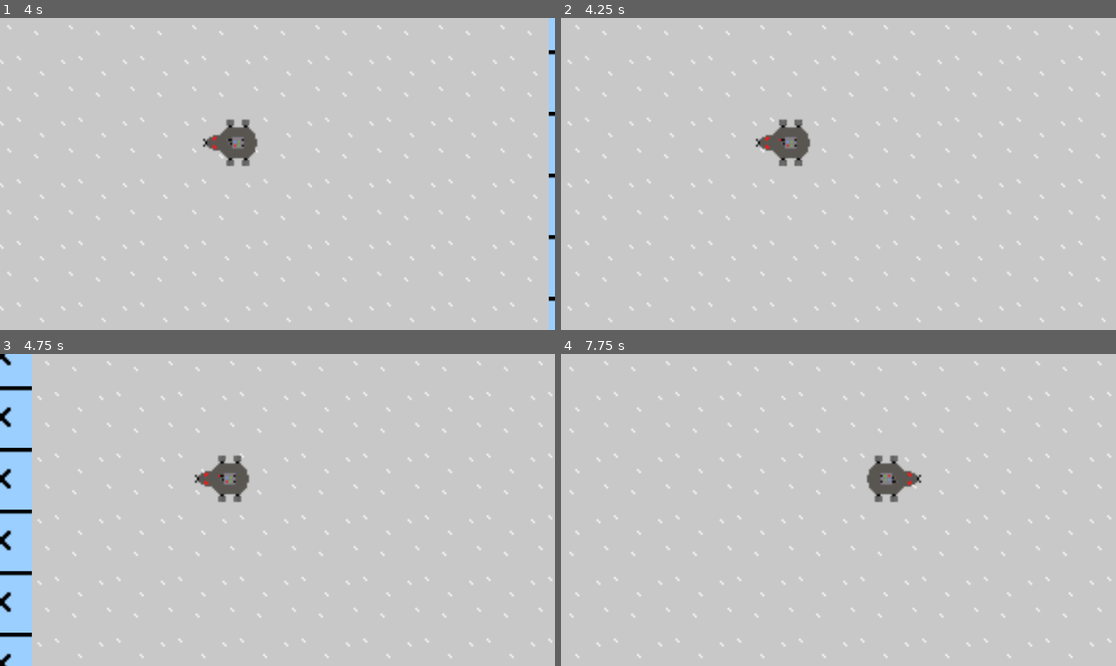
Above: before the commit, frames 1-4 (two rows, left to right).
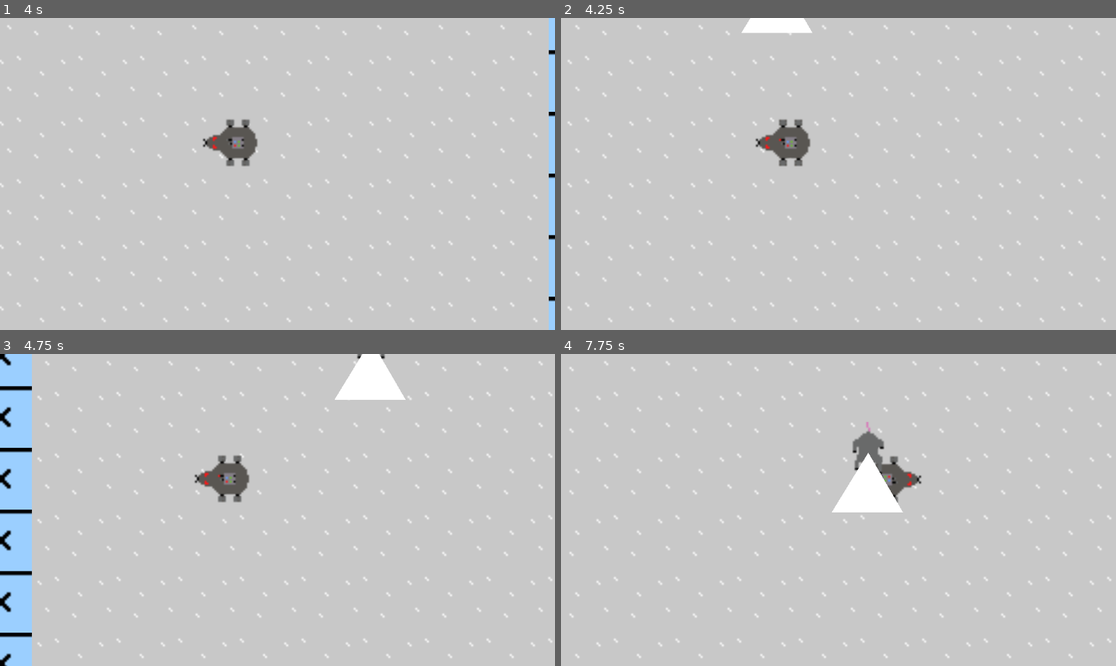
Above: after the commit, the same moments.

Repository: johannagroven/dontratmeout
Game: Godot game, scene res://main.tscn
Same seed, same stepped clock (60 frames per second), same inputs: the game is played once before the commit and once after it.
Inputs:
- Up to frame 1 (4 s): tap Enter at 0.5 s; hold Right (ui_right) 0.53-1.28 s; hold Down (ui_down) 1.28-2.03 s; hold Right (ui_right) 2.03-2.78 s; hold Up (ui_up) 2.78-3.53 s; hold Left (ui_left) from 3.53 s (still down)
- Up to frame 2 (4.25 s): keep holding Left (ui_left)
- Up to frame 3 (4.75 s): keep holding Left (ui_left)
- Up to frame 4 (7.75 s): release Left (ui_left) at 5.03 s; hold Down (ui_down) 5.03-5.78 s; hold Right (ui_right) 5.78-6.53 s; hold Up (ui_up) 6.53-7.28 s; hold Right (ui_right) from 7.28 s (still down)

Frame 1 is identical in both runs. In frame 2, 0.5% of the frame differs, in the area x 32-46%, y 0-5%; in frame 3, 1.2%; in frame 4, 1.8%, in the area x 48-65%, y 21-51%.
Error before the commit: Invalid access to property or key 'goals' on a base object of type 'TileMap'. (res://mob.gd:9)

Commit message:
tile_map is associated with it's script in main.tscn, whoopsie

Diff:
--- a/main.tscn
+++ b/main.tscn
@@ -1,13 +1,14 @@
-[gd_scene format=3 uid="uid://e3ynlypijkbo"]
-
-[ext_resource type="Texture2D" uid="uid://cmqeqh5q6wjho" path="res://tiles.png" id="1_1mjvg"]
+[gd_scene load_steps=16 format=3 uid="uid://e3ynlypijkbo"]
+
+[ext_resource type="Texture2D" uid="uid://cxlbr22q861mb" path="res://tiles.png" id="1_1mjvg"]
 [ext_resource type="PackedScene" uid="uid://dq6m4s6rb3x80" path="res://character.tscn" id="2_3m31f"]
-[ext_resource type="Texture2D" uid="uid://3rsis153tqt4" path="res://assets/wallatlas.png" id="2_5vw27"]
+[ext_resource type="Texture2D" uid="uid://8ahxjhd3uowy" path="res://assets/wallatlas.png" id="2_5vw27"]
 [ext_resource type="PackedScene" uid="uid://edo6bdmfqkxg" path="res://mouse.tscn" id="3_h2yge"]
-[ext_resource type="Texture2D" uid="uid://ctd1quis0yv5j" path="res://assets/mazetile.png" id="3_kek77"]
+[ext_resource type="Texture2D" uid="uid://b64r07q4msqnj" path="res://assets/mazetile.png" id="3_kek77"]
 [ext_resource type="Script" uid="uid://bw8cioamlxp3g" path="res://mob.gd" id="4_1bvp3"]
-[ext_resource type="Texture2D" uid="uid://dx8pjo8ydf10c" path="res://assets/start.png" id="4_4c57u"]
-[ext_resource type="Texture2D" uid="uid://umamuxyst7ph" path="res://assets/goal.png" id="5_efxa6"]
+[ext_resource type="Texture2D" uid="uid://dxj4nxhxgos2l" path="res://assets/start.png" id="4_4c57u"]
+[ext_resource type="Texture2D" uid="uid://c1dgsb4npxgog" path="res://assets/goal.png" id="5_efxa6"]
+[ext_resource type="Script" uid="uid://cbjaqq57fql7a" path="res://tile_map.gd" id="6_kek77"]
 
 [sub_resource type="TileSetAtlasSource" id="TileSetAtlasSource_c4vbl"]
 resource_name = "atlas"
@@ -601,7 +602,7 @@
 physics_layer_0/collision_layer = 1
 terrain_set_0/mode = 0
 terrain_set_0/terrain_0/name = "Terrain 0"
-terrain_set_0/terrain_0/color = Color(0.22039863, 0.3389059, 0.77114046, 1)
+terrain_set_0/terrain_0/color = Color(0.220399, 0.338906, 0.77114, 1)
 custom_data_layer_0/name = "is_walkable"
 custom_data_layer_0/type = 1
 custom_data_layer_1/name = "isGoal"
@@ -612,22 +613,23 @@
 sources/3 = SubResource("TileSetAtlasSource_w48qg")
 sources/4 = SubResource("TileSetAtlasSource_vivmo")
 
-[node name="main" type="Node2D" unique_id=948080373]
-
-[node name="tile_map" type="TileMap" parent="." unique_id=236633298]
+[node name="main" type="Node2D"]
+
+[node name="tile_map" type="TileMap" parent="."]
 tile_set = SubResource("TileSet_27pgi")
 format = 2
 layer_0/tile_data = PackedInt32Array(0, 2, 0, 65536, 2, 0, 131072, 2, 0, 196608, 2, 0, 262144, 2, 0, 327680, 2, 0, 3932 …(2381 unchanged characters)…
-
-[node name="character" parent="." unique_id=31441415 node_paths=PackedStringArray("tile_map") instance=ExtResource("2_3m31f")]
+script = ExtResource("6_kek77")
+
+[node name="character" parent="." node_paths=PackedStringArray("tile_map") instance=ExtResource("2_3m31f")]
 position = Vector2(14, 306)
 tile_map = NodePath("../tile_map")
 tiles_per_second = 5.0
 
-[node name="mouse" parent="." unique_id=12176183 node_paths=PackedStringArray("tile_map") instance=ExtResource("3_h2yge")]
+[node name="mouse" parent="." node_paths=PackedStringArray("tile_map") instance=ExtResource("3_h2yge")]
 position = Vector2(35, 72)
 script = ExtResource("4_1bvp3")
 tile_map = NodePath("../tile_map")
 tiles_per_second = 1.0
 
-[node name="Timer" type="Timer" parent="." unique_id=248924181]
+[node name="Timer" type="Timer" parent="."]
